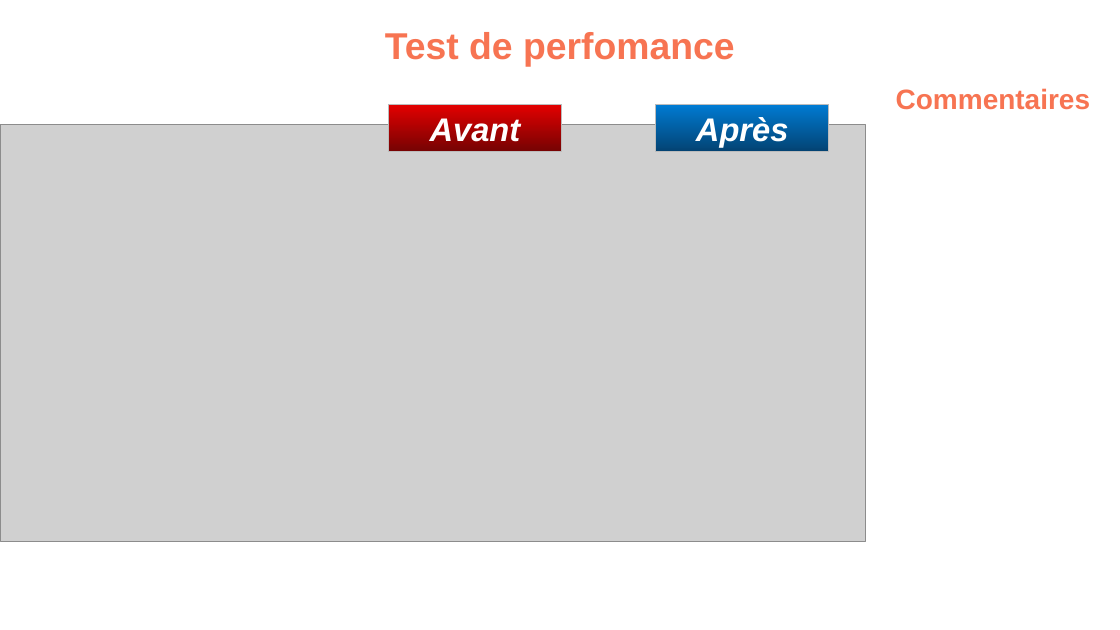
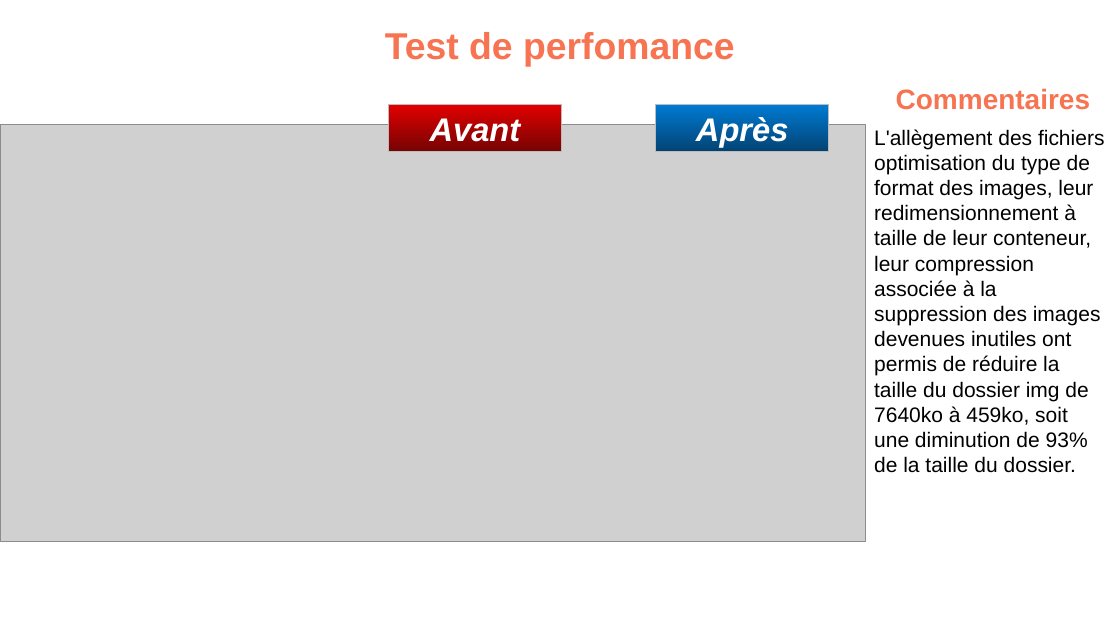
Before and after one commit to devi-dev/IsmahaneHAMOU_4_03062021-La-chouette-agence-, a slide deck: slide 8 of Analyse/P4_02_optimisation.pptx (slide 7 before the commit). Drawn at 1120x630 pixels with LibreOffice and Linux fonts; fonts in the diff are those of the drawing; grey boxes stand for pictures; background and template pictures are left out. Boxes give left, top, right and bottom in pixels: in the first picture for what was removed or moved away, otherwise in the second. Text is boxed around its words. In the diff, an @@ line names an element or a change of style, - is before the commit and + after.

Commit message:
version finale recommandations et optimisations

```diff
--- a/Analyse/P4_02_optimisation.pptx
+++ b/Analyse/P4_02_optimisation.pptx
@@ text added at [874, 129, 1104, 473], 18 pt, text #000000 @@
+L'allègement des fichiers optimisation du type de format des images, leur redimensionnement à taille de leur conteneur, leur compression associée à la suppression des images devenues inutiles ont permis de réduire la taille du dossier img de 7640ko à 459ko, soit une diminution de 93% de la taille du dossier.
```
Also in this commit, not shown: 6 other slides changed, 6 other files.
